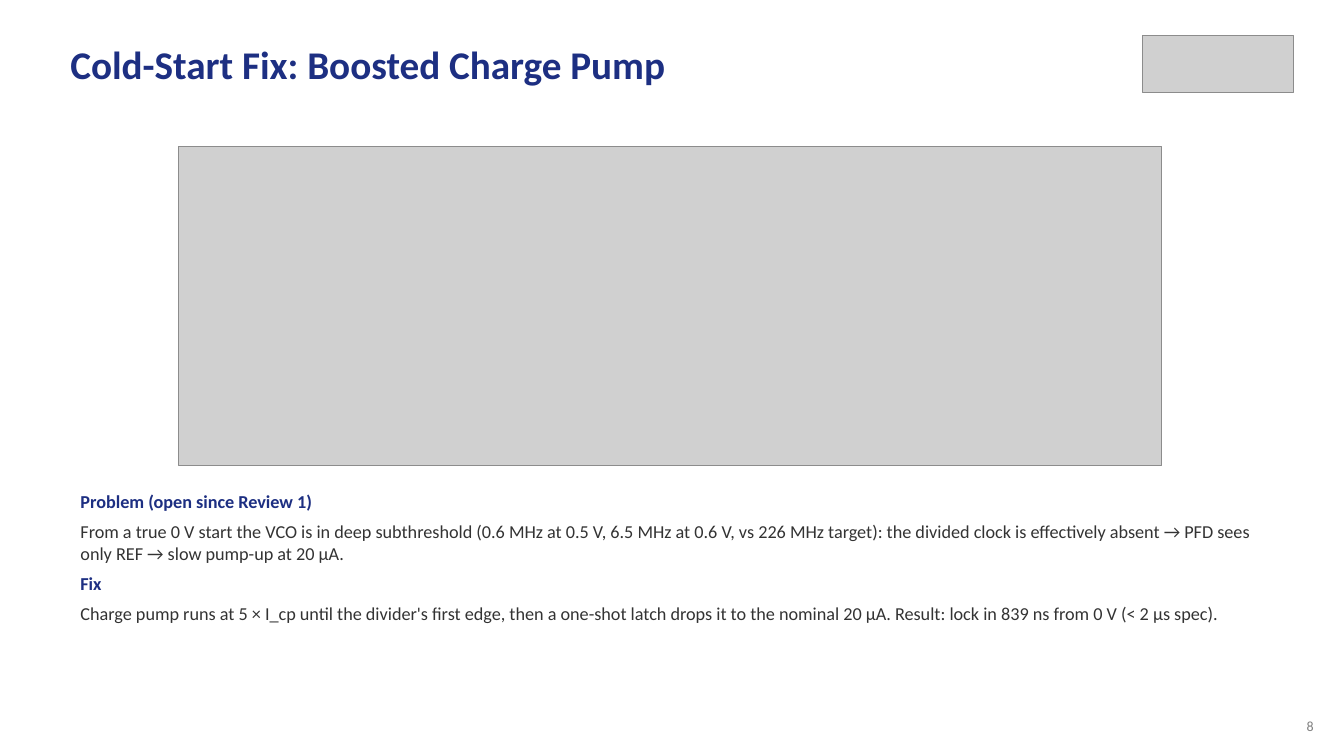
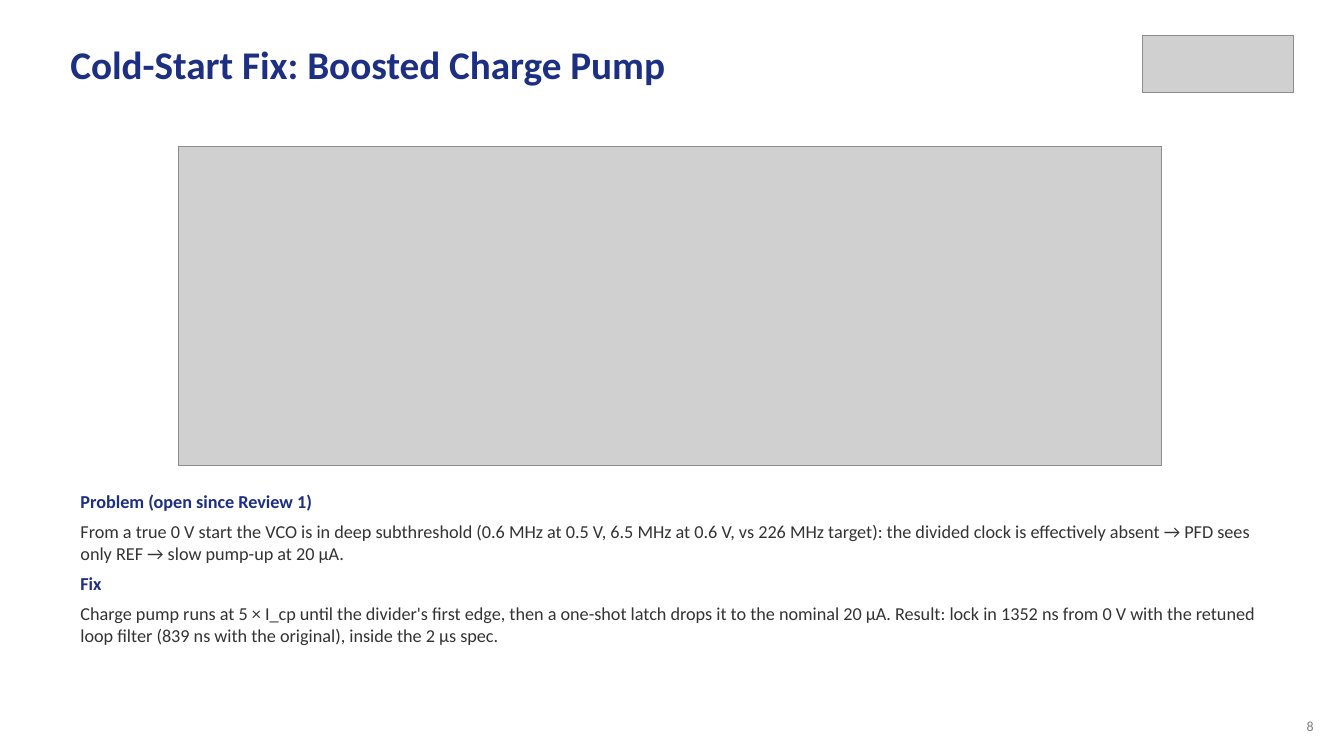
Before and after one commit to pocopepe/visualizer, a slide deck: slide 8 of Design_of_a_Frequency_Synthesiser_Review-2.pptx. Drawn at 1344x756 pixels with LibreOffice and Linux fonts; fonts in the diff are those of the drawing; grey boxes stand for pictures. Boxes give left, top, right and bottom in pixels: in the first picture for what was removed or moved away, otherwise in the second. Text is boxed around its words. In the diff, an @@ line names an element or a change of style, - is before the commit and + after.

```diff
--- a/Design_of_a_Frequency_Synthesiser_Review-2.pptx
+++ b/Design_of_a_Frequency_Synthesiser_Review-2.pptx
@@ text at (80,607,1255,645): text changed @@
-Charge pump runs at 5 × I_cp until the divider's first edge, then a one-shot latch drops it to the nominal 20 µA. Result: lock in 839 ns from 0 V (< 2 µs spec).
+Charge pump runs at 5 × I_cp until the divider's first edge, then a one-shot latch drops it to the nominal 20 µA. Result: lock in 1352 ns from 0 V with the retuned loop filter (839 ns with the original), inside the 2 µs spec.
```
Also in this commit, not shown: 13 other slides changed, 1 slide added, 56 other files.
